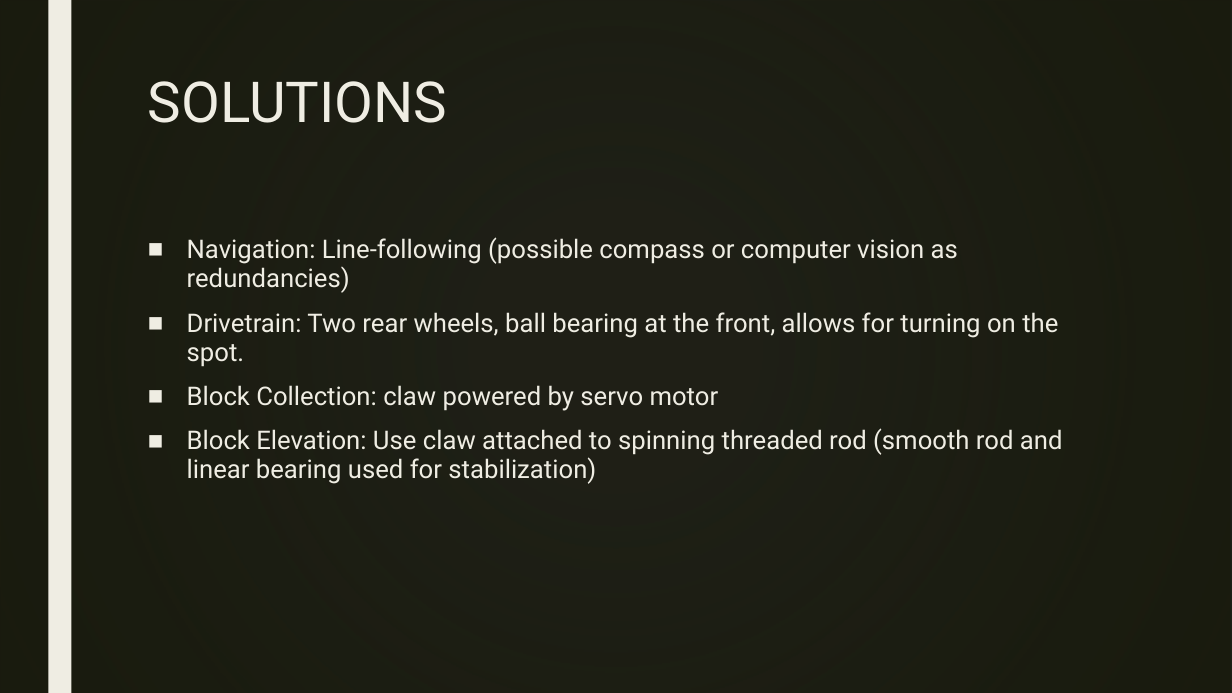
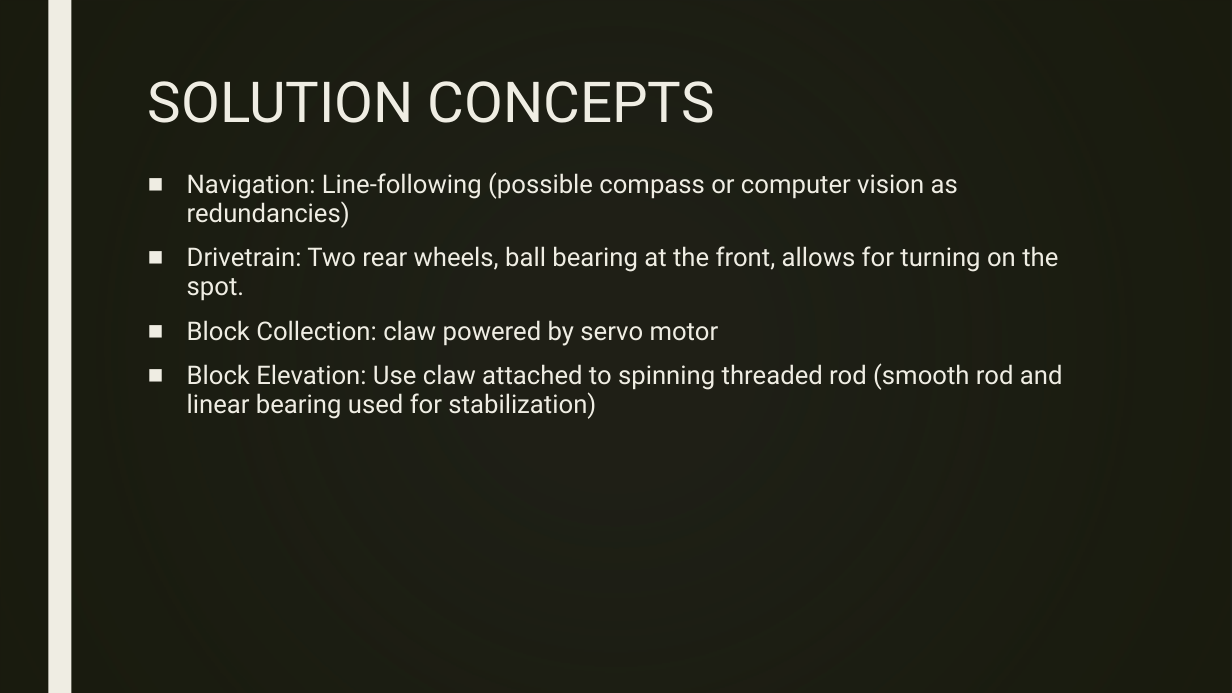
Before and after one commit to eduardburlacu/IDP, a slide deck: slide 5 of Non-Technical/Project Management/Introductory Presentation IDP.pptx. Drawn at 1232x693 pixels with LibreOffice and Linux fonts; fonts in the diff are those of the drawing; background and template pictures are left out; a plain dark background stands for a picture behind light text. Boxes give left, top, right and bottom in pixels: in the first picture for what was removed or moved away, otherwise in the second. Text is boxed around its words. In the diff, an @@ line names an element or a change of style, - is before the commit and + after.

Commit message:
added presentation v2.0

```diff
--- a/Non-Technical/Project Management/Introductory Presentation IDP.pptx
+++ b/Non-Technical/Project Management/Introductory Presentation IDP.pptx
@@ title at [148,81,715,123]: text changed @@
-SOLUTIONS
+SOLUTION CONCEPTS
@@ text "Navigation: Line-following (possible compass or ...": place and size @@
-text "Navigation: Line-following (possible compass or ..." at [187,237,1063,484]
+text "Navigation: Line-following (possible compass or ..." at [187,172,1063,419]
```
Also in this commit, not shown: 2 slides added, 1 slide removed.
